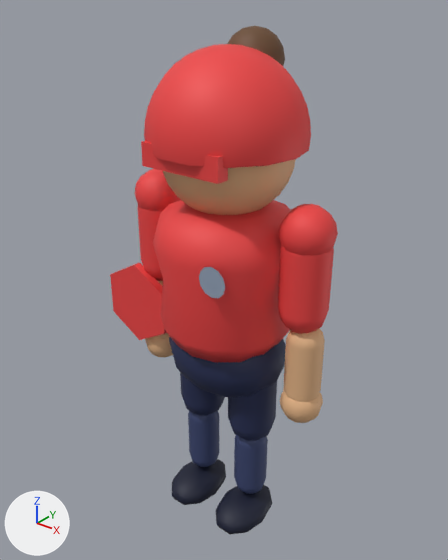
An edit to the glTF model apps/dashboard/public/assets/characters/compliance_agent.glb, drawn before and after from the same camera.
Rendered twice from a 50 mm lens placed at (1.63, -2.06, 2.66), pointed at (-0.07, 0.07, 1.34). Every picture has the same lights, and +X, +Y and +Z are marked at lower left. The older version comes first. Vertices at exactly the same position are counted once.
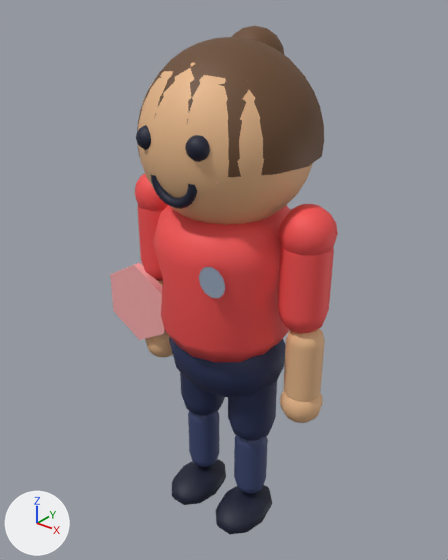
The change, as JSON lines over the scene's bpy script:
```json
{"block": "me_mesh_0", "where": "# used by ob_mesh_0; location = (0.0, 0.0, 0.0)"}
{"op": "remove", "block": "me_mesh_0", "code": "me_mesh_0.from_pydata(...)  # 2055 vertices, 3688 faces; spans x -0.69..0.54, y -0.34..0.34, z 0.02..2.49"}
{"op": "add", "block": "me_mesh_0", "code": "me_mesh_0.from_pydata(...)  # 2201 vertices, 3964 faces; spans x -0.69..0.54, y -0.38..0.41, z 0.02..2.49"}
{"block": "me_mesh_0", "change": "me_mesh_0 part 1: the loose piece of 141 vertices spanning x -0.31..0.31, y -0.29..0.33, z 2.01..2.38 is scaled about its middle by 1.25, then moved by (0.0, 0.0, 0.03)"}
{"block": "me_mesh_0", "change": "me_mesh_0 part 2: the loose piece of 249 vertices spanning x -0.3..0.3, y -0.3..0.3, z 1.72..2.32 is rebuilt with 317 vertices and now spans x -0.38..0.38, y -0.38..0.38, z 1.68..2.44"}
{"block": "me_mesh_0", "change": "me_mesh_0 part 3: a new loose piece of 78 vertices spanning x -0.12..0.12, y -0.35..-0.32, z 1.84..1.96, in mat_material_0"}
{"block": "me_mesh_0", "change": "me_mesh_0 part 4"}
{"block": "me_mesh_0", "change": "114 vertices are removed from x -0.15..0.15, y -0.31..-0.22, z 2.01..2.09"}
{"block": "me_mesh_0", "change": "224 faces are deleted"}
{"block": "me_mesh_0", "change": "114 vertices are added at x -0.18..0.18, y -0.38..-0.28, z 2.05..2.15"}
{"block": "me_mesh_0", "change": "224 new faces join them"}
{"block": "me_mesh_0", "change": "me_mesh_0 part 5: 1034 kept faces spanning x -0.69..0.54, y -0.34..0.34, z 0.93..2.43 get new vertex colours; the middle colour goes from red #ef4444 to red #f85151"}
```

What differs and where, as boxes (x1, y1, x2, y2) in the pictures (448 x 560 px; the box of a moved part takes in the faces that stretch with it):
```json
{"part": 1, "of": "me_mesh_0", "change": "moved or reshaped", "after": [137, 37, 324, 177], "on screen": "not visible before"}
{"part": 2, "of": "me_mesh_0", "change": "rebuilt", "before": [163, 159, 296, 215], "after": [138, 62, 313, 225]}
{"part": 3, "of": "me_mesh_0", "change": "added", "after": [151, 175, 197, 209]}
{"part": 4, "of": "me_mesh_0", "change": "moved or reshaped", "after": [136, 125, 210, 162], "on screen": "not visible before"}
{"part": 5, "of": "me_mesh_0", "change": "recoloured", "before": [110, 44, 321, 340], "after": [110, 163, 321, 340]}
```
